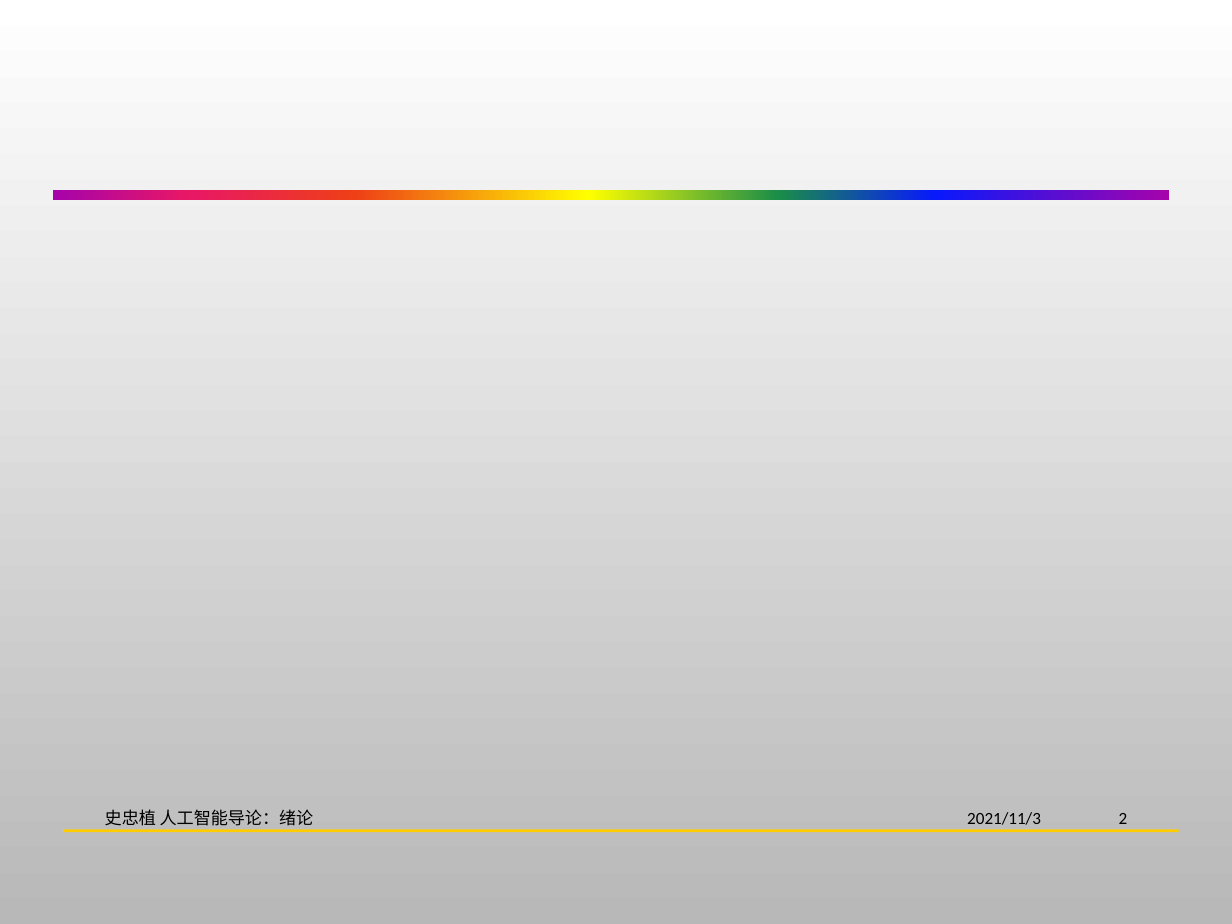
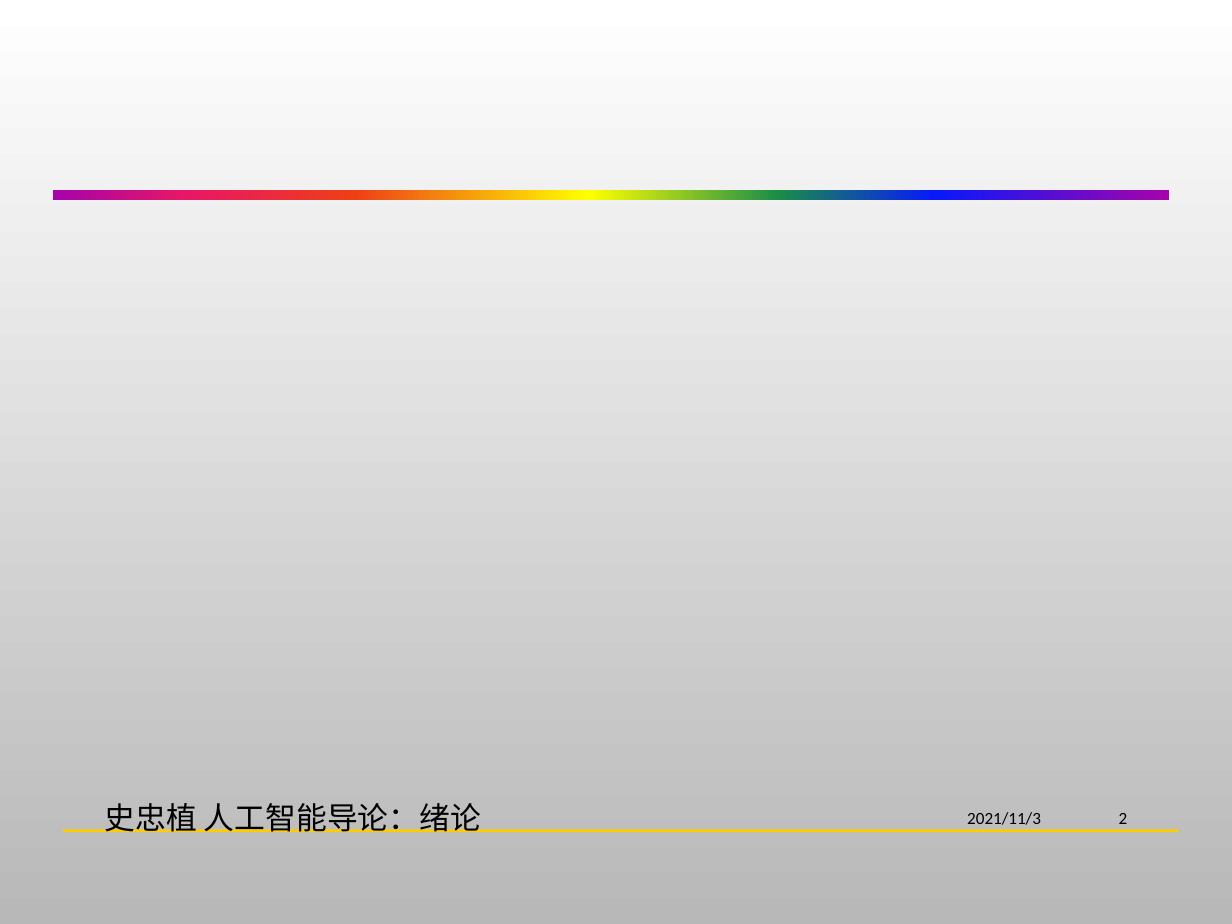
Before and after one commit to HBU/Artificial_Intelligence, a slide deck: slide 2 of AI-PPT-史忠植/AI01绪论.pptx. Drawn at 1232x924 pixels with LibreOffice and Linux fonts; fonts in the diff are those of the drawing; background and template pictures are left out. Boxes give left, top, right and bottom in pixels: in the first picture for what was removed or moved away, otherwise in the second. Text is boxed around its words. In the diff, an @@ line names an element or a change of style, - is before the commit and + after.

```diff
--- a/AI-PPT-史忠植/AI01绪论.pptx
+++ b/AI-PPT-史忠植/AI01绪论.pptx
@@ text "史忠植 人工智能导论：绪论" at (105, 803, 481, 832): size 10 to 18 pt; vertical alignment middle to top @@
```
Also in this commit, not shown: 43 other slides changed, 1 other file.
